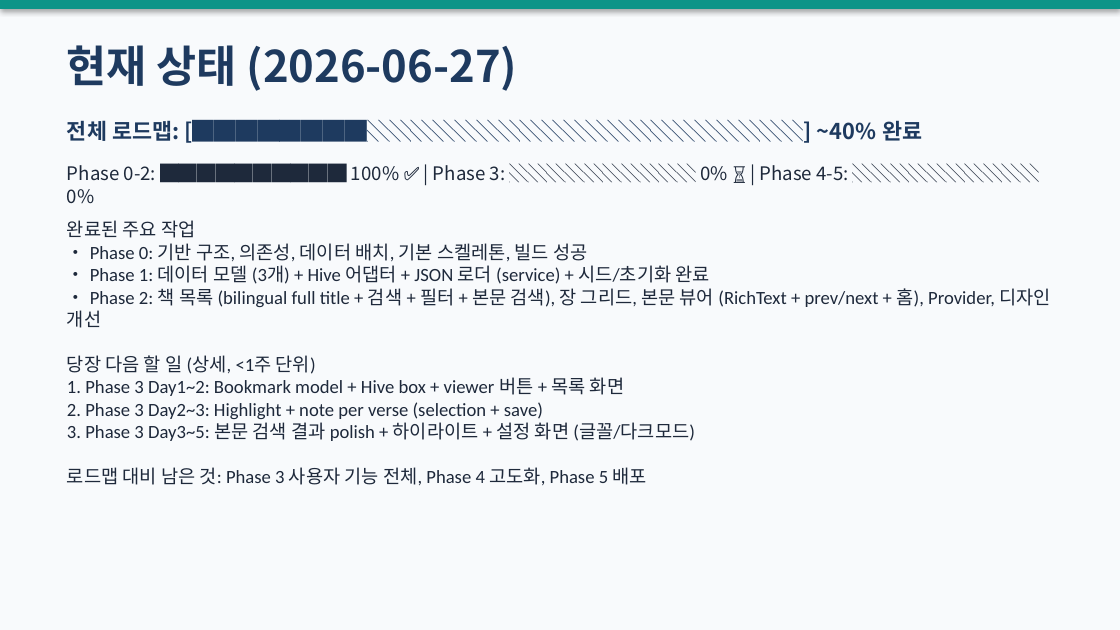
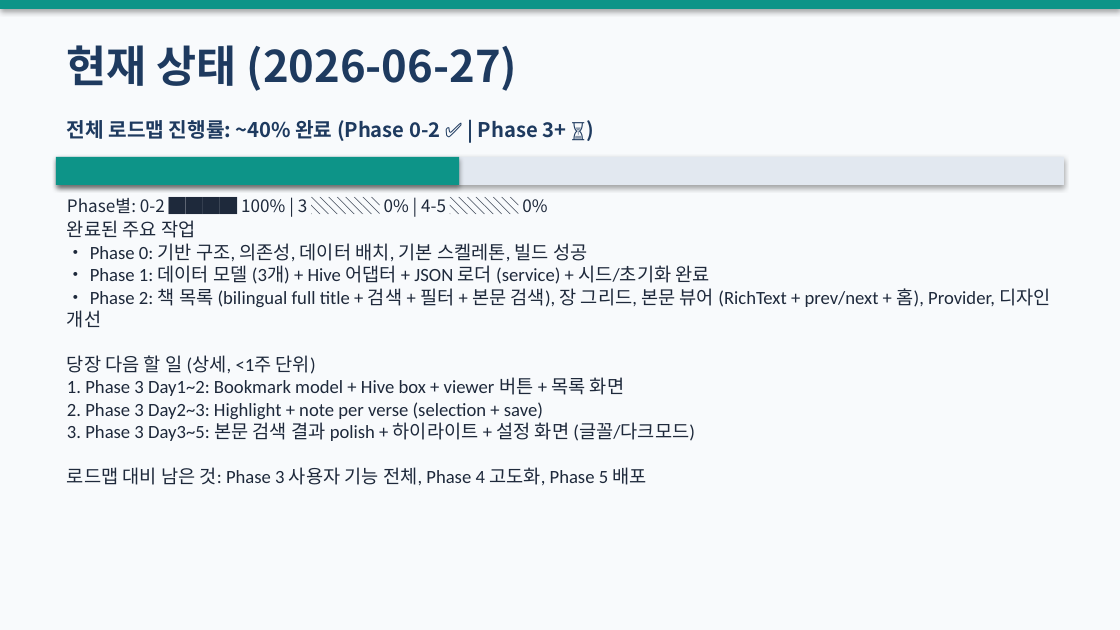
Before and after one commit to bcspl/korean-bible-app, a slide deck: slide 3 of docs/roadmap-pptx/Korean_Bible_App_Roadmap_및_작업제안_2026-06-27.pptx. Drawn at 1120x630 pixels with LibreOffice and Linux fonts; fonts in the diff are those of the drawing. Boxes give left, top, right and bottom in pixels: in the first picture for what was removed or moved away, otherwise in the second. Text is boxed around its words. In the diff, an @@ line names an element or a change of style, - is before the commit and + after.

Commit message:
Add visual progress bar shapes and clearer next tasks to roadmap-pptx output 2026-06-27

```diff
--- a/docs/roadmap-pptx/Korean_Bible_App_Roadmap_및_작업제안_2026-06-27.pptx
+++ b/docs/roadmap-pptx/Korean_Bible_App_Roadmap_및_작업제안_2026-06-27.pptx
@@ text at [67, 120, 566, 141]: text changed; size 14 to 13 pt @@
-전체 로드맵: [████████░░░░░░░░░░░░░░░░░░░░] ~40% 완료
+전체 로드맵 진행률: ~40% 완료 (Phase 0-2 ✅ | Phase 3+ ⏳)
@@ rectangle added at [56, 157, 1064, 185], fill #E2E8F0 @@
@@ rectangle added at [56, 157, 459, 185], fill #0D9488 @@
@@ text at [67, 198, 547, 213]: text changed; size 12 to 11 pt @@
-Phase 0-2: ██████████ 100% ✅ | Phase 3: ░░░░░░░░░░ 0% ⏳ | Phase 4-5: ░░░░░░░░░░ 0%
+Phase별: 0-2 ████ 100% | 3 ░░░░ 0% | 4-5 ░░░░ 0%
```
